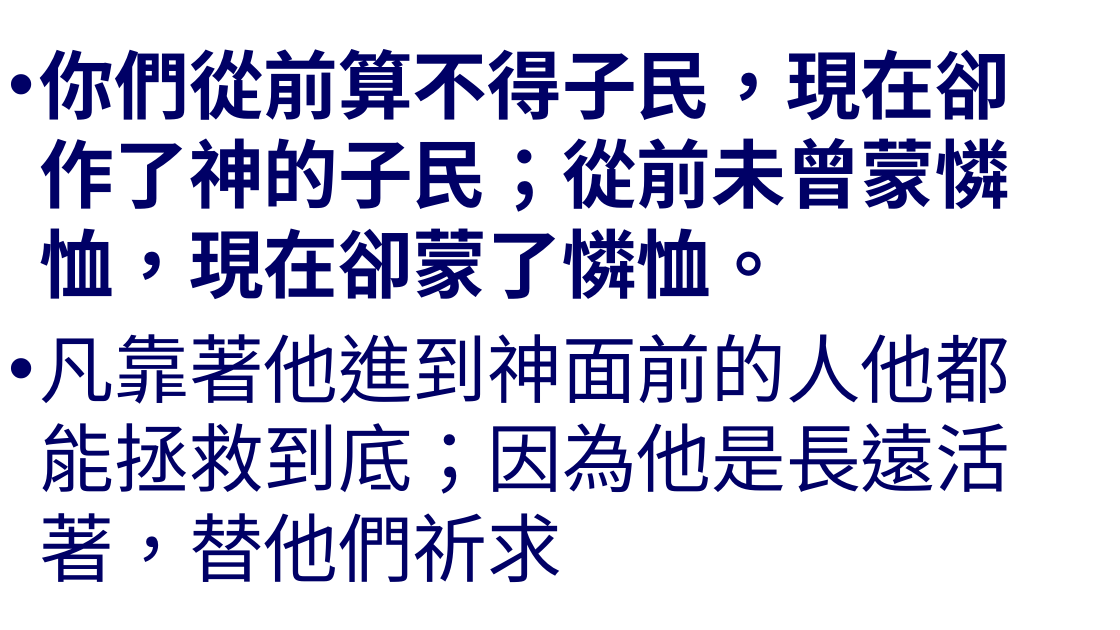
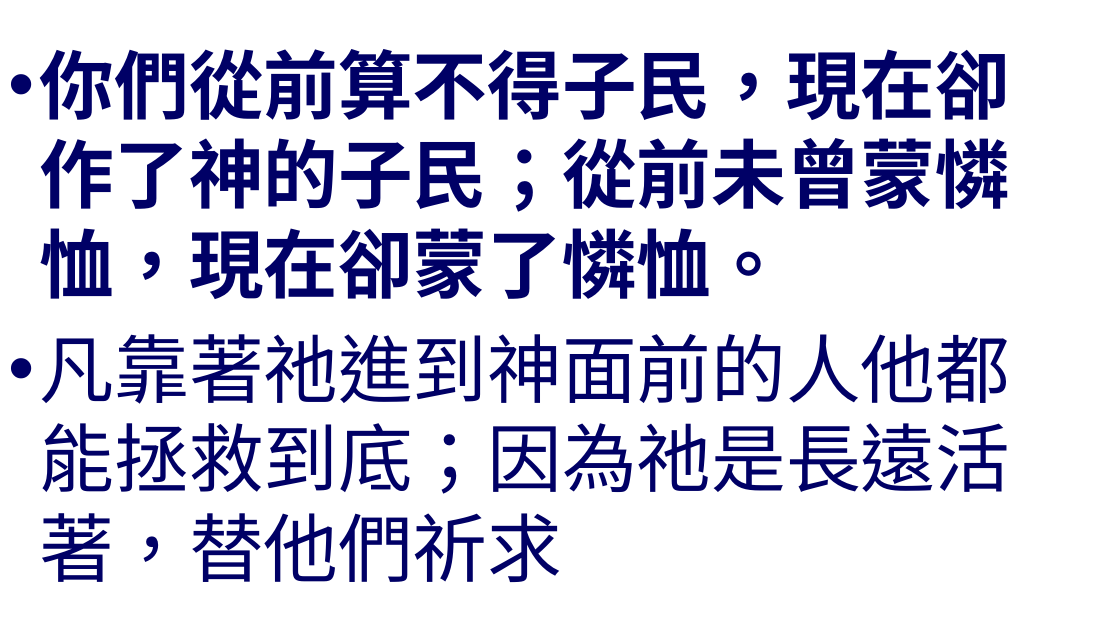
Before and after one commit to batisuoc/worship-resources, a slide deck: slide 4 of 32成為聖潔.pptx. Drawn at 1120x630 pixels with LibreOffice and Linux fonts; fonts in the diff are those of the drawing; background and template pictures are left out. Boxes give left, top, right and bottom in pixels: in the first picture for what was removed or moved away, otherwise in the second. Text is boxed around its words. In the diff, an @@ line names an element or a change of style, - is before the commit and + after.

```diff
--- a/32成為聖潔.pptx
+++ b/32成為聖潔.pptx
@@ text at (x1=40, y1=334, x2=1010, y2=582): text changed @@
-• 凡靠著他進到神面前的人他都能拯救到底；因為他是長遠活著，替他們祈求
+• 凡靠著祂進到神面前的人他都能拯救到底；因為祂是長遠活著，替他們祈求
```
Also in this commit, not shown: 1 other slide changed.
